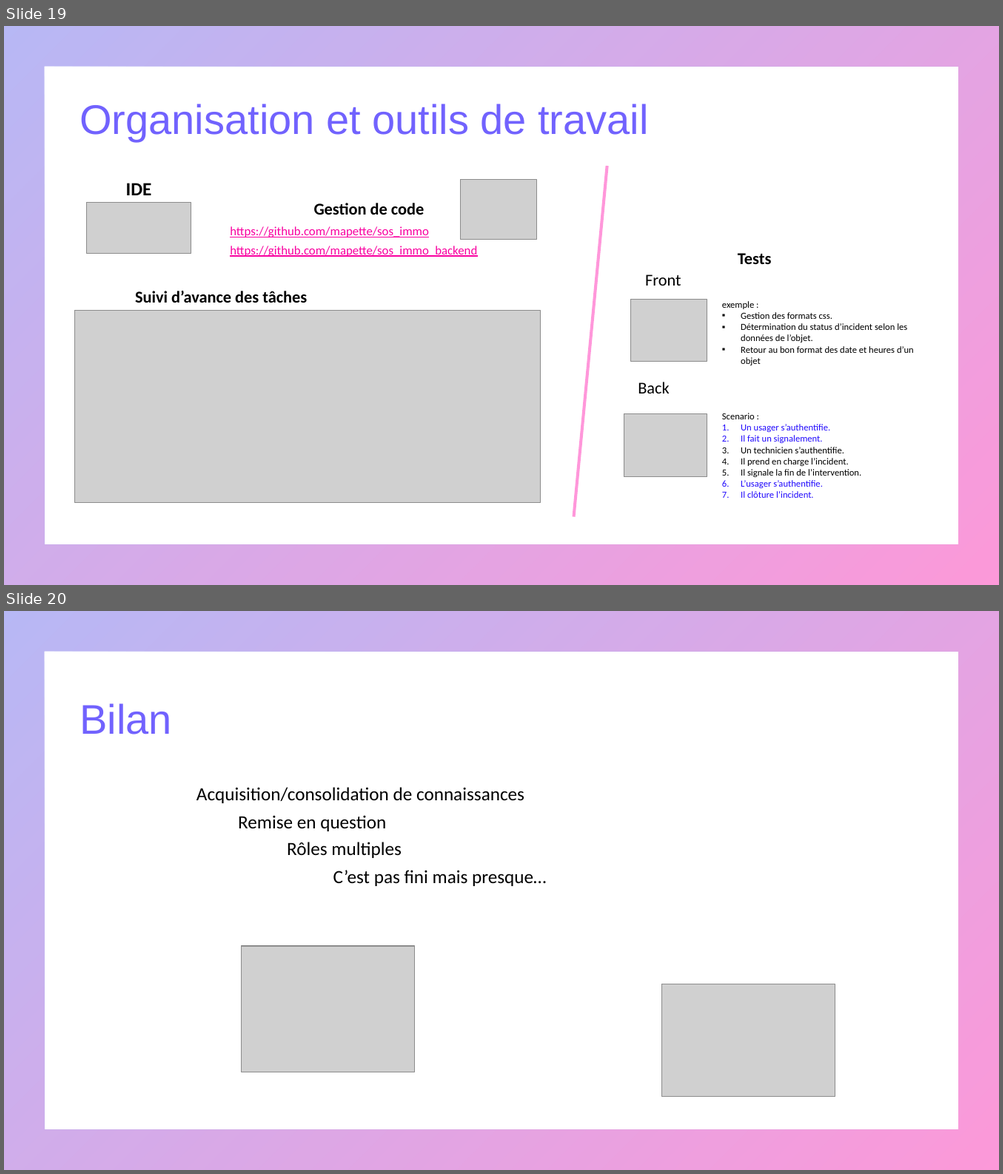
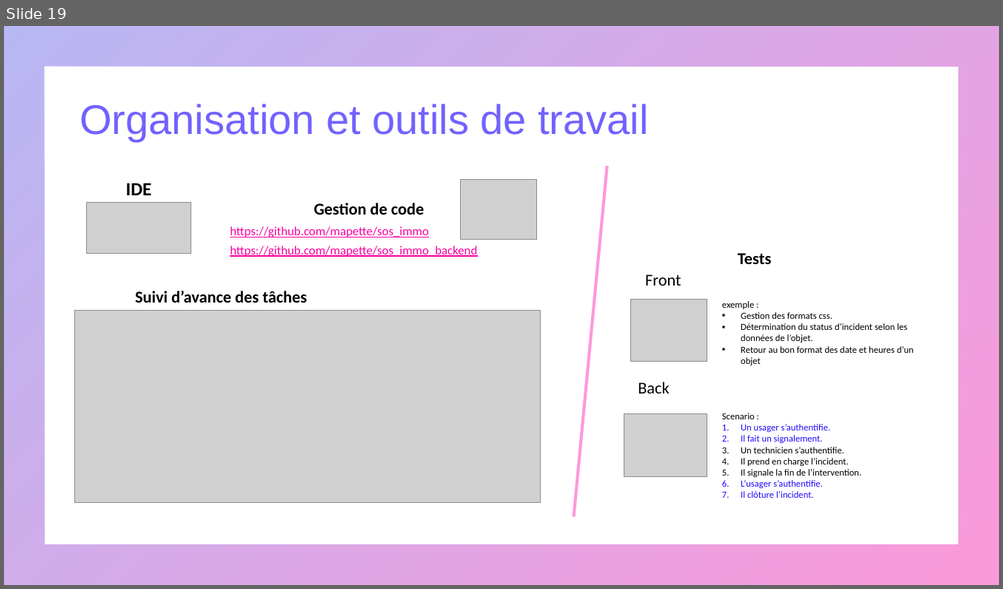
Before and after one commit to mapette/sos_immo_backend, a slide deck: doc/présentation V3.pptx. Shown one above the other, each under a label of ours: slides 19 and 20 before the commit, slide 19 after it. The pictures are 1003x1174 and 1003x589 pixels, drawn with LibreOffice and Linux fonts; fonts in the diff are those of the drawing; grey boxes stand for pictures. Boxes give left, top, right and bottom in pixels: in the first picture for what was removed or moved away, otherwise in the second. Text is boxed around its words. In the diff, an @@ line names an element or a change of style, - is before the commit and + after.

```diff
--- a/doc/présentation V3.pptx
+++ b/doc/présentation V3.pptx
@@ slide 20 removed at [4,611,999,1170], background #FFFFFF; not listed: 1 template element that a slide beside it also shows @@
@@ title removed at [79,703,171,735] @@
-Bilan
@@ text removed at [196,787,524,803] @@
-Acquisition/consolidation de connaissances
@@ text removed at [238,815,386,832] @@
-Remise en question
@@ text removed at [287,842,401,858] @@
-Rôles multiples
@@ text removed at [333,870,546,886] @@
-C’est pas fini mais presque…
@@ picture removed at [242,946,415,1072] @@
@@ picture removed at [662,984,835,1096] @@
```
Also in this commit, not shown: 6 slides changed, 2 slides added, 3 other files.
